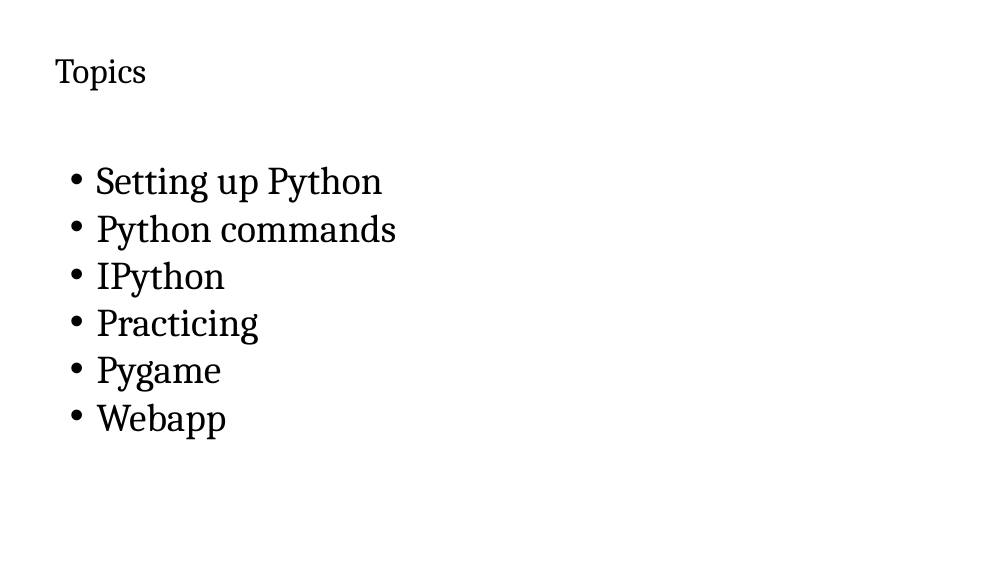
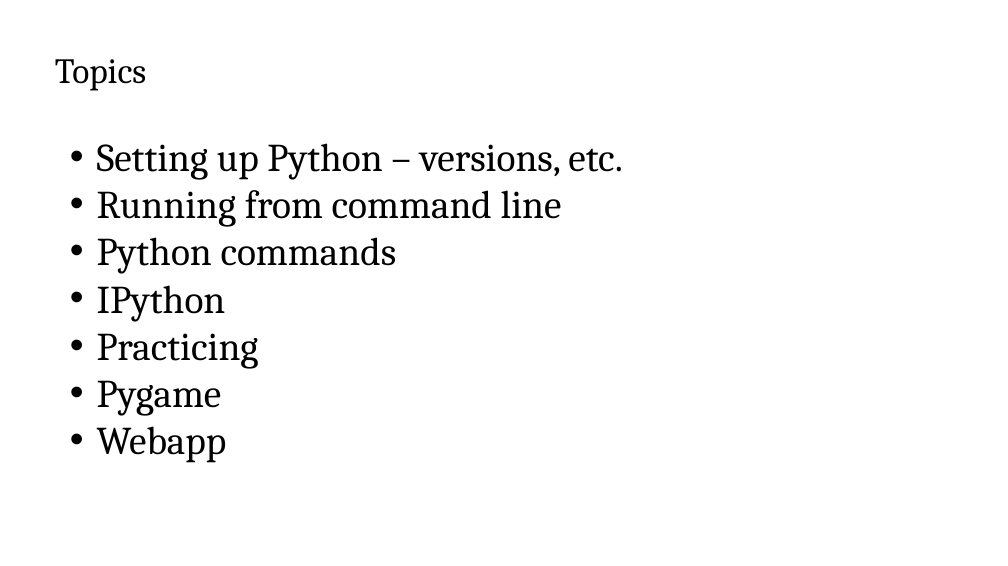
Before and after one commit to scottlittle/intro2python, a slide deck: slide 5 of Intro2Python.pptx. Drawn at 1008x566 pixels with LibreOffice and Linux fonts; fonts in the diff are those of the drawing. Boxes give left, top, right and bottom in pixels: in the first picture for what was removed or moved away, otherwise in the second. Text is boxed around its words. In the diff, an @@ line names an element or a change of style, - is before the commit and + after.

```diff
--- a/Intro2Python.pptx
+++ b/Intro2Python.pptx
@@ text "Setting up Python – versions, ..." moved from (x1=97, y1=166, x2=397, y2=440) to (x1=97, y1=143, x2=622, y2=463) @@
@@ text at (x1=97, y1=143, x2=622, y2=227): text changed @@
-• Setting up Python
+• Setting up Python – versions, etc.
+          • Running from command line
```
Also in this commit, not shown: 2 other slides changed, 1 slide added.
